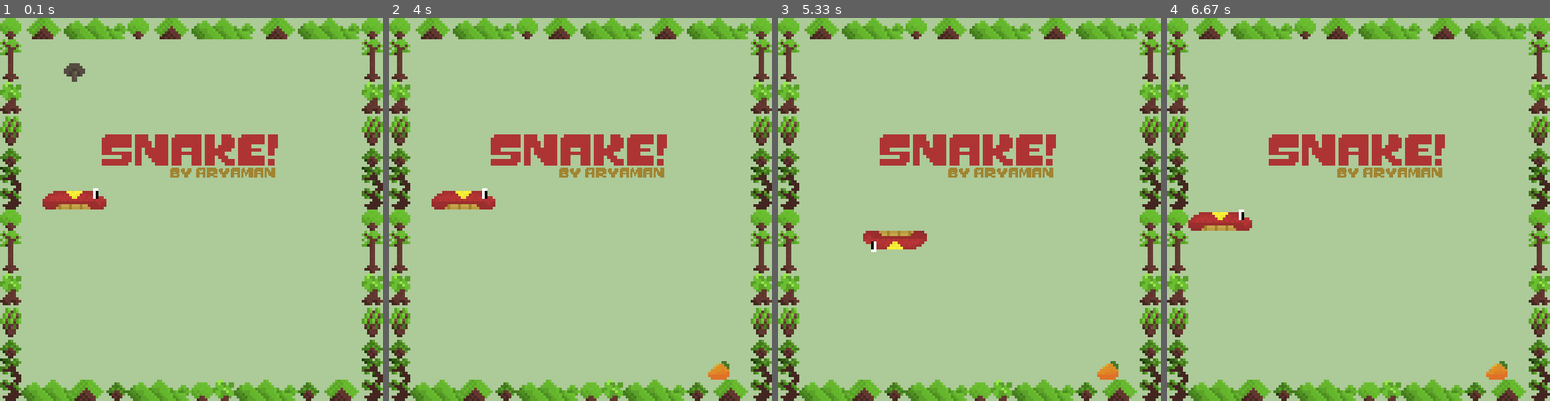
Above: before the commit, frames 1-4 (left to right).
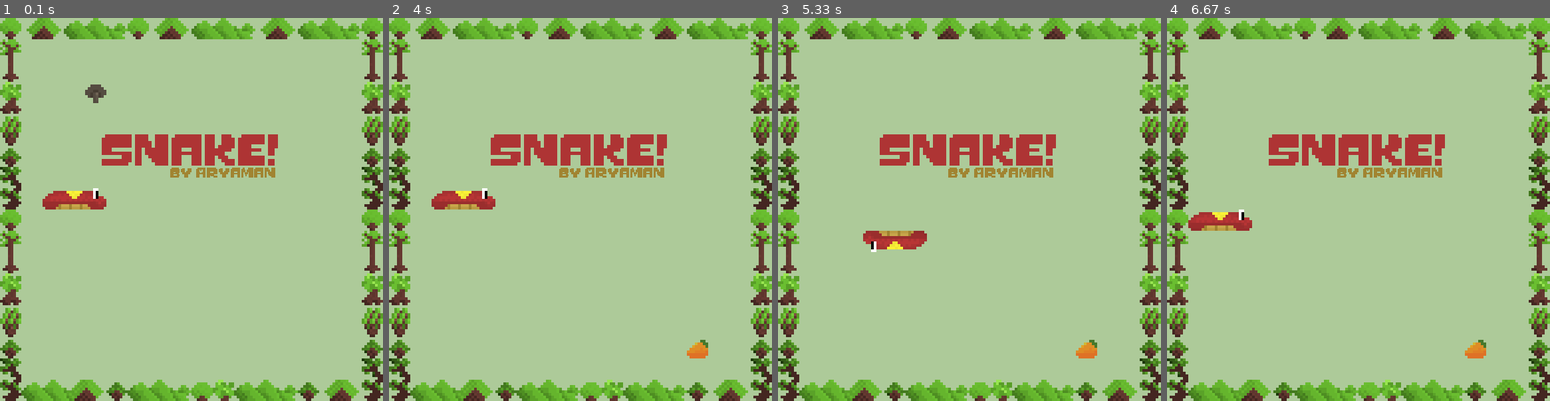
Above: after the commit, the same moments.

Repository: AryamanJoshi/pygame-snake
Game: pygame game, started from snake_game.py
Same seed, same stepped clock (60 frames per second), same inputs: the game is played once before the commit and once after it.
Inputs:
- Up to frame 1 (0.1 s): no input
- Up to frame 2 (4 s): hold Up 0.83-1.3 s; hold Right 1.33-1.8 s; hold Up 3.17-3.53 s; hold Right from 3.57 s (still down)
- Up to frame 3 (5.33 s): release Right at 4.2 s; hold Down 4.23-4.6 s; hold Left 4.63-5.1 s; hold Right from 5.13 s (still down)
- Up to frame 4 (6.67 s): release Right at 5.6 s; hold Up 5.63-5.93 s; hold Right 5.97-6.43 s; hold Left from 6.47 s (still down)

The runs differ from the first frame. In frame 1, 0.3% of the frame differs, in the area x 16-28%, y 11-23%; in frame 2, 0.4%, in the area x 77-89%, y 84-95%; in frame 3, 0.4%; in frame 4, 0.4%.

Commit message:
Update snake_game.py

Diff:
--- a/snake_game.py
+++ b/snake_game.py
@@ -44,9 +44,14 @@
                      (self.position[0] - gridLength, self.position[1]),
                      (self.position[0] - 2 * gridLength, self.position[1])]
 
-        self.snakeMoveDelay = 0.20
+        self.initSnakeMoveDelay = 0.20
+        self.snakeMoveDelayChange = 0.003
+        self.snakeMoveDelay = self.initSnakeMoveDelay
 
     def update(self):
+        global aiReward
+        global aiMovePunishment
+
         xPos, yPos = self.position
         xDir, yDir = self.direction
 
@@ -63,21 +68,16 @@
                 self.body[i] = self.body[i - 1]
             self.body[0] = self.position
 
+        aiReward -= aiMovePunishment
+
     def eatFood(self):
         self.body.append(self.body[-1])
-        self.snakeMoveDelay -= 0.003 #Change this to 0 when simulating
-        self.update() #So that the tail is rendered instantly!
-
-# NOTE: pendingDirection was introduced to avoid the snake making a 180 and instead of a
-#       u-turn when two keys are pressed in rapid succession. This works because the update()
-#       method is not running at 60fps but your inputs are. So as soon as you press a key, the
-#       pending direction is instantaneously changed, but the update() method still hasn't
-#       updated to the new direction because of the different frame rate.
-#       Assume your snake is going right, your direction is (-1,0)
-#       Now suppose you press up and left rapidly. This changes your pending direction to up,
-#       but it cant change it to left because your current direction (self.direction) going right
-#       and so the if statement below blocks it from happening. So the snake safely goes up. But now
-#       that it's going up, the left-control is registered and your snake can instantly turn left.
+        self.snakeMoveDelay -= self.snakeMoveDelayChange
+        self.update()
+
+        eatSound = pygame.mixer.Sound('Audio/eating_sound.mp3')
+        eatSound.set_volume(0.4)
+        eatSound.play()
 
     def playerInput(self):
         keys = pygame.key.get_pressed()
@@ -97,7 +97,7 @@
         self.body = [self.position,
                      (self.position[0] - gridLength, self.position[1]),
                      (self.position[0] - 2 * gridLength, self.position[1])]
-        self.snakeMoveDelay = 0.20
+        self.snakeMoveDelay = self.initSnakeMoveDelay
 
 class Food(pygame.sprite.Sprite):
     def __init__(self):
@@ -118,10 +118,10 @@
 
         self.respawnFood()
 
-    def generateRandomPosition(self): #Don't store this as a variable! Making it a function will make it random every time.
+    def generateRandomPosition(self):
         while True:
-            x = random.randint(1, gridCount - 2) * gridLength
-            y = random.randint(1, gridCount - 2) * gridLength
+            x = random.randint(2, gridCount - 3) * gridLength
+            y = random.randint(2, gridCount - 3) * gridLength
 
             if (x, y) not in snake.body:
                 return x, y
@@ -137,6 +137,11 @@
 #==========================================================================
 
 pygame.init()
+pygame.mixer.init()
+
+pygame.mixer.music.load('Audio/BG_EarthenPot.mp3')
+pygame.mixer.music.play(-1)
+
 pygame.display.set_caption("✧*̥˚ Aryaman's Snake *̥˚✧")
 pygame.display.set_icon(pygame.image.load('Art/Snake/SnakeHead.png'))
 
@@ -154,8 +159,10 @@
 
 bgSurf = pygame.image.load('Art/Background.png').convert()
 fontTitle = pygame.font.Font('Art/MonsterFriendFore.otf', 50)
+fontCredits = pygame.font.Font('Art/MonsterFriendFore.otf', 13)
 fontSubtitle = pygame.font.Font('Art/MonsterFriendFore.otf', 16)
 fontScore = pygame.font.Font('Art/MonsterFriendFore.otf', 32)
+fontGameOver = pygame.font.Font('Art/MonsterFriendFore.otf', 18)
 
 gameName = fontTitle.render('Snake!',False,"#ae3434")
 gameNameRect = gameName.get_rect(center = (screenLength/2, 200))
@@ -163,9 +170,13 @@
 myName = fontSubtitle.render('by Aryaman',False,"#a18431")
 myNameRect = gameName.get_rect(center = (screenLength/2+103, 250))
 
+creditsSurf = fontCredits.render('Coding, Artwork, and Background Music',False,"#5e342c")
+creditsRect = creditsSurf.get_rect(center = (screenLength/2, screenLength-60))
+credits2Surf = fontCredits.render('by Aryaman Manish Joshi',False,"#5e342c")
+credits2Rect = credits2Surf.get_rect(center = (screenLength/2, screenLength-40))
+
 #Snake and Food Configurations
 snake = Snake()
-# snakeMoveDelay = 0.20 (This has been moved to snake() class)
 lastMoveTime = 0
 
 food = Food()
@@ -174,6 +185,12 @@
 gameRunning = True
 clock = pygame.time.Clock()
 highScore = 0
+oldScore = 0
+
+# AI Reward Configurations
+aiReward = 0
+aiRewardChange = 100
+aiMovePunishment = 1
 
 #==========================================================================
 
@@ -198,11 +215,18 @@
         snake.position in snake.body[1:]):
         food.respawnFood()
         snake.resetGame()
+        gameOverSound = pygame.mixer.Sound('Audio/game_over.mp3')
+        gameOverSound.set_volume(0.7)
+        gameOverSound.play()
+
+        aiReward -= aiRewardChange
 
     if snake.position == food.foodPosition:
         food.respawnFood()
         snake.eatFood()
 
+        aiReward += aiRewardChange
+
     #Drawings
     screen.blit(bgSurf,(0,0))
 
@@ -210,23 +234,32 @@
     if score > highScore:
         highScore = score
 
+    if score > 1:
+        oldScore = score
+
     viewScore = fontSubtitle.render(f'Score: {score}',False,"#5e342c")
     viewScoreRect = viewScore.get_rect(center = (100, 45))
 
     viewHighScore = fontSubtitle.render(f'Highscore: {highScore}',False,"#5e342c")
     viewHighScoreRect = viewHighScore.get_rect(center = (screenLength-127, 45))
+
+    myScore = fontGameOver.render(f'Your Score: {oldScore}',False,"#5e342c")
+    myScoreRect = myScore.get_rect(center = (screenLength/2, 164))
 
     if score <= 1:
             screen.blit(gameName, gameNameRect)
             screen.blit(myName, myNameRect)
+            if highScore > 1:
+                screen.blit(myScore, myScoreRect)
+                screen.blit(creditsSurf, creditsRect)
+                screen.blit(credits2Surf, credits2Rect)
+
     else:
         screen.blit(viewScore, viewScoreRect)
         screen.blit(viewHighScore, viewHighScoreRect)
 
-
     foodRect = pygame.Rect(food.foodPosition, food.rect.size)
     screen.blit(food.image, foodRect)
-
 
     # Snake Head Render
     if snake.body[1][0] > snake.body[0][0]:
@@ -237,6 +270,7 @@
         screen.blit(snake.snakeHeadDown, snake.body[0])
     elif snake.body[1][1] > snake.body[0][1]:
         screen.blit(snake.snakeHeadUp, snake.body[0])
+
     # Snake Tail Render
     if len(snake.body) > 1:
         if snake.body[-2][0] > snake.body[-1][0]:
@@ -247,6 +281,7 @@
             screen.blit(snake.snakeTailDown, snake.body[-1])
         elif snake.body[-2][1] < snake.body[-1][1]:
             screen.blit(snake.snakeTailUp, snake.body[-1])
+
     # Snake Body Render
     for index, segment in enumerate(snake.body[1:-1]):
         #Bent Segments
